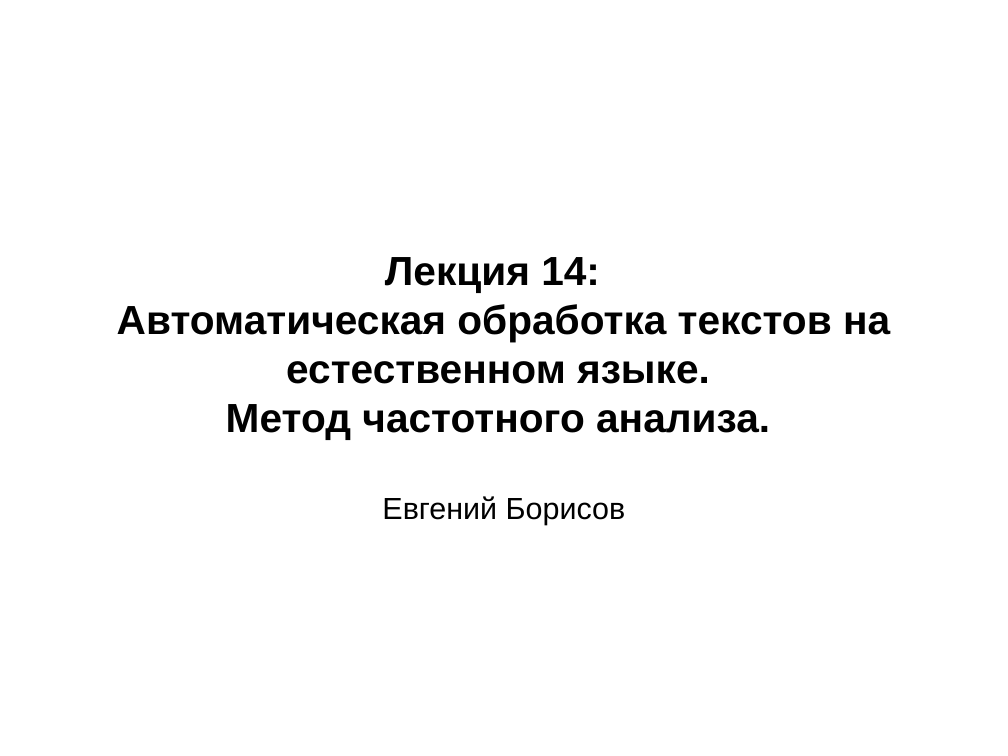
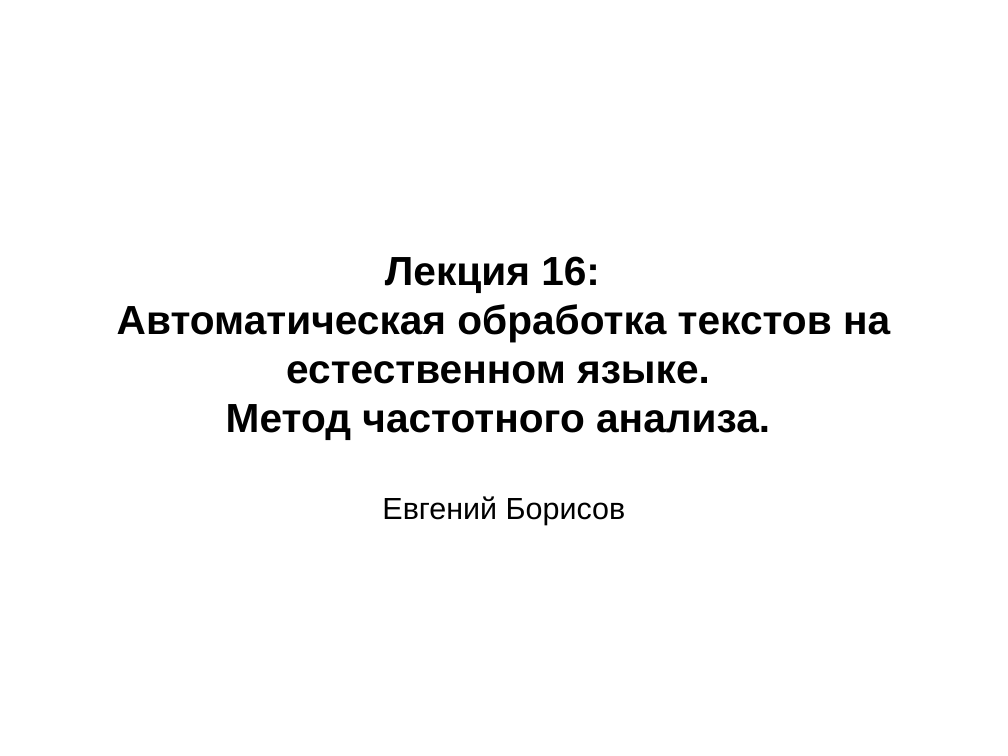
Before and after one commit to mechanoid5/ml_lectorium_legacy, a slide deck: slide 1 of 16-text-tfidf.odp. Drawn at 1008x756 pixels with LibreOffice and Linux fonts; fonts in the diff are those of the drawing; background and template pictures are left out. Boxes give left, top, right and bottom in pixels: in the first picture for what was removed or moved away, otherwise in the second. Text is boxed around its words. In the diff, an @@ line names an element or a change of style, - is before the commit and + after.

```diff
--- a/16-text-tfidf.odp
+++ b/16-text-tfidf.odp
@@ subtitle at box(385, 256, 600, 293): text changed @@
-Лекция 14:
+Лекция 16:
```
Also in this commit, not shown: 2 other files.
